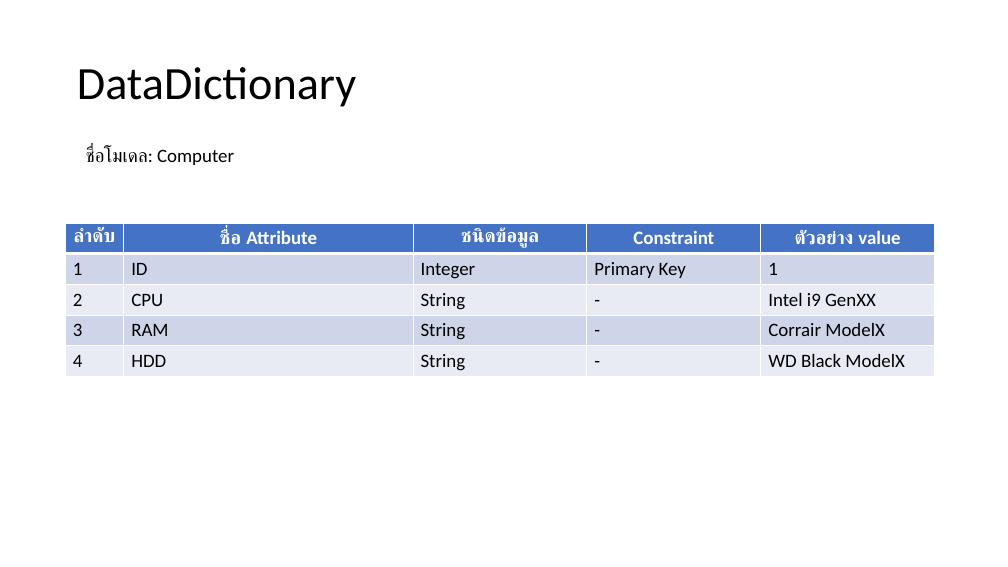
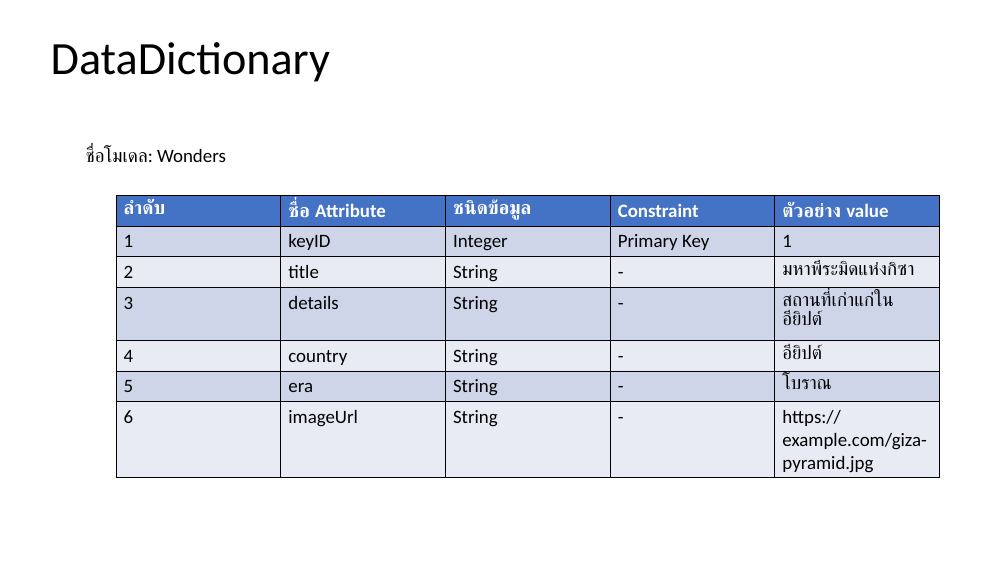
Before and after one commit to sawatcharat65/PrototypeWonder, a slide deck: slide 2 of present/ตัวอย่างไฟล์นำเสนอ.pptx. Drawn at 1008x567 pixels with LibreOffice and Linux fonts; fonts in the diff are those of the drawing. Boxes give left, top, right and bottom in pixels: in the first picture for what was removed or moved away, otherwise in the second. Text is boxed around its words. In the diff, an @@ line names an element or a change of style, - is before the commit and + after.

```diff
--- a/present/ตัวอย่างไฟล์นำเสนอ.pptx
+++ b/present/ตัวอย่างไฟล์นำเสนอ.pptx
@@ title "DataDictionary": place and size @@
-title "DataDictionary" at [77, 67, 356, 107]
+title "DataDictionary" at [51, 42, 330, 82]
@@ text at [86, 147, 226, 162]: text changed @@
-ชื่อโมเดล: Computer
+ชื่อโมเดล: Wonders
@@ table at [116, 195, 941, 477] @@
-row 2: 1 | ID | Integer | Primary Key | 1
-row 3: 2 | CPU | String | - | Intel i9 GenXX
-row 4: 3 | RAM | String | - | Corrair ModelX
-row 5: 4 | HDD | String | - | WD Black ModelX
+row 2: 1 | keyID | Integer | Primary Key | 1
+row 3: 2 | title | String | - | มหาพีระมิดแห่งกิซา
+row 4: 3 | details | String | - | สถานที่เก่าแก่ในอียิปต์
+row 5: 4 | country | String | - | อียิปต์
+row 6: 5 | era | String | - | โบราณ
+row 7: 6 | imageUrl | String | - | https://example.com/giza-pyramid.jpg
@@ table: place and size @@
-table at [65, 223, 935, 377]
+table at [116, 195, 941, 477]
```
Also in this commit, not shown: 1 other slide changed, 1 slide added, 1 slide removed, 7 other files.
